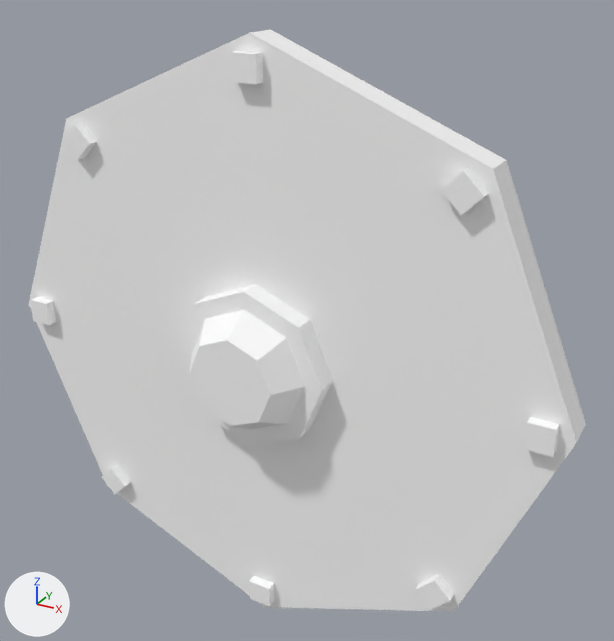
Two versions of the glTF model assets/synty/simple_fantasy/models/SF_Wep_RoundShield_Pattern_06.glb, one commit apart.
The view is the same before and after, from a 50 mm camera at (0.00918, -0.01422, 0.00849) aimed at (0.00085, 0.00093, 0.00092). Arrows for +X, +Y and +Z are at lower left; the lights stay in place.

In view in the first picture: 'SF_Wep_RoundShield_Pattern_06'.
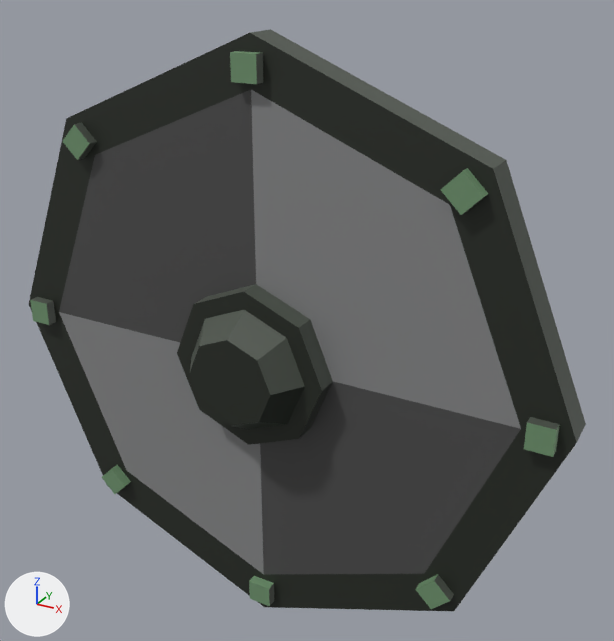
Where the change shows, as pixel boxes (x1, y1, x2, y2) in the pictures (614 x 641 px):
'SF_Wep_RoundShield_Pattern_06', surface changed: (29, 29, 586, 611) in both

What changed in the scene script:
```text
Add img_undead_footman_01:
    img_undead_footman_01 = load_image('Undead_Footman_01', '_unpacked/Undead_Footman_01', 512, 512, 'sRGB')
Change mat_lambert1:
    remove mat_lambert1.base_color = (1.0, 1.0, 1.0)  # white #ffffff
    add mat_lambert1.texture = img_undead_footman_01
```
